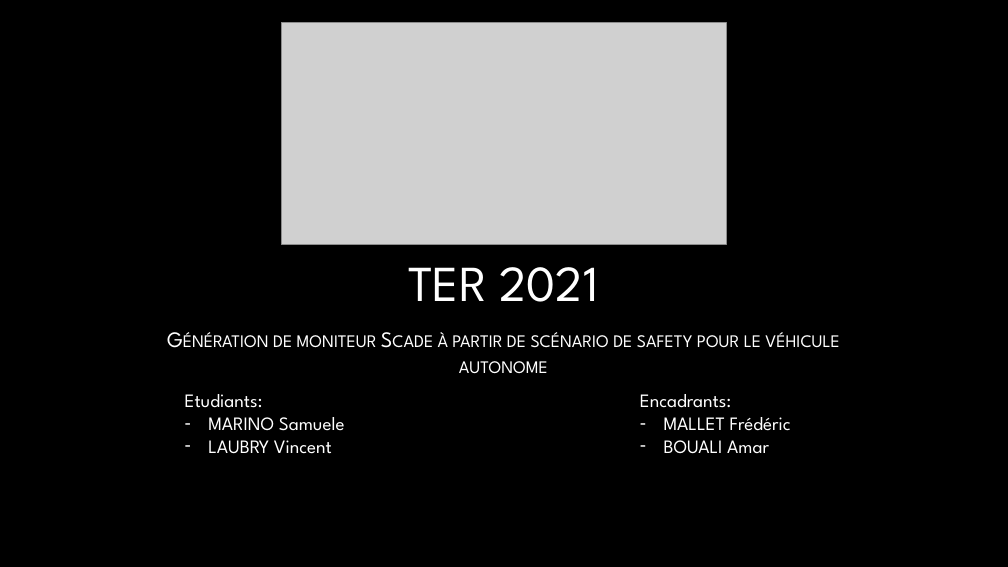
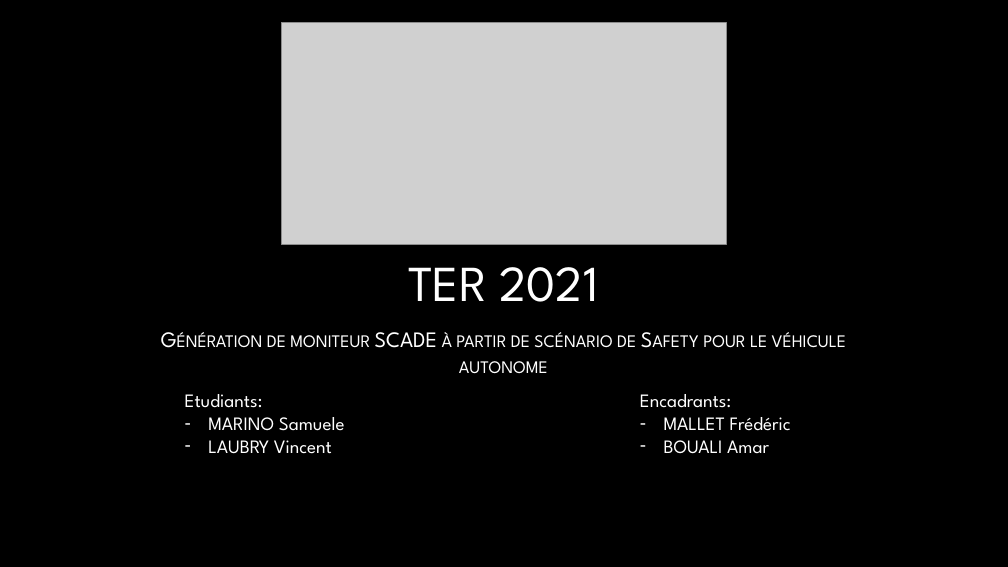
Before and after one commit to Viince06/TER_Safety_ADAVEC, a slide deck: slide 1 of TERS2 Suivi.pptx. Drawn at 1008x567 pixels with LibreOffice and Linux fonts; fonts in the diff are those of the drawing; grey boxes stand for pictures; background and template pictures are left out. Boxes give left, top, right and bottom in pixels: in the first picture for what was removed or moved away, otherwise in the second. Text is boxed around its words. In the diff, an @@ line names an element or a change of style, - is before the commit and + after.

```diff
--- a/TERS2 Suivi.pptx
+++ b/TERS2 Suivi.pptx
@@ subtitle at (267, 332, 846, 374): text changed @@
-Génération de moniteur Scade à partir de scénario de safety pour le véhicule autonome
+Génération de moniteur SCADE à partir de scénario de Safety pour le véhicule autonome
```
Also in this commit, not shown: 1 other slide changed.
